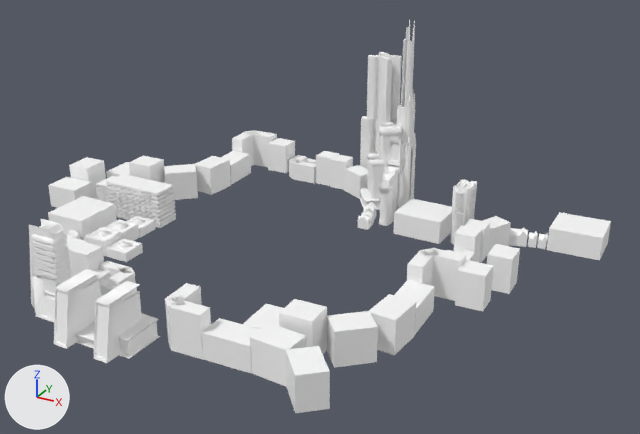
An edit to the Blender file Assets/Models/Blender/CityMesh.blend, drawn before and after from the same camera.
The view is the same before and after, from a 50 mm lens placed at (2.54, -3.08, 2.43), pointed at (0.29, 1.0, 0.38). The axes (+X, +Y, +Z) are drawn at lower left. The lights are the same throughout.

Names of what the first picture shows: 'The_City:bldgs2', 'The_City:mesh01'.
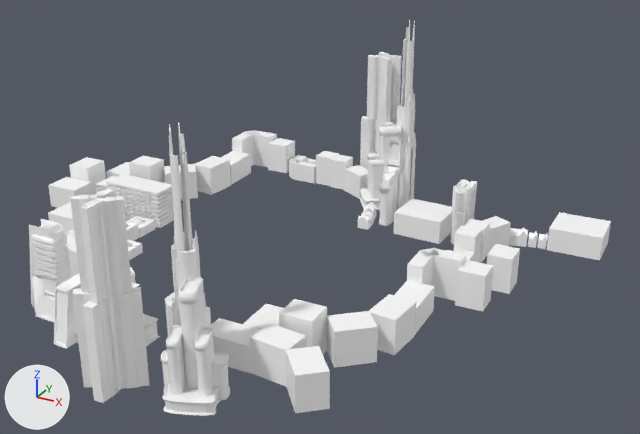
Boxes [x1, y1, x2, y2] around the edits, measured in the pictures (640 x 434 px):
'The_City:bldgs2', reshaped (15% taller)
    before: [29, 20, 477, 363]
    after: [29, 20, 477, 416]
part 1 of me_mesh_001, added
    after: [203, 295, 207, 327]
part 2 of me_mesh_001, added
    after: [70, 123, 230, 416]

Diff of the bpy script that builds the scene:
```diff
--- a/Assets/Models/Blender/CityMesh.blend.py
+++ b/Assets/Models/Blender/CityMesh.blend.py
@@ me_mesh_001 @@
 # used by ob_the_city_bldgs2; parent = ob_group1; location = (0.0, 0.0, 0.0); scale = (0.148, 0.148, 0.148)
-me_mesh_001.from_pydata(...)  # 11913 vertices, 10458 faces; spans x -1001.0..631.0, y 28.0..871.0, z -1725.0..262.0
+me_mesh_001.from_pydata(...)  # 15791 vertices, 13770 faces; spans x -1001.0..631.0, y 28.0..871.0, z -1725.0..430.0
+# me_mesh_001 part 1: the loose piece of 16 vertices spanning x 209.0..229.0, y 29.0..334.0, z -1457.0..-1437.0 is copied, and the copy is turned 77.7 degrees about the y axis through its middle, then moved by (33.0, 0.0, 1613.0); it spans x 242.0..261.0, y 29.0..334.0, z 156.0..175.0
+# me_mesh_001 part 2: 3813 vertices added at x -76.0..384.0, y 28.0..871.0, z 134.0..430.0
 me_mesh_001.materials.append(mat_lambert4)
```
